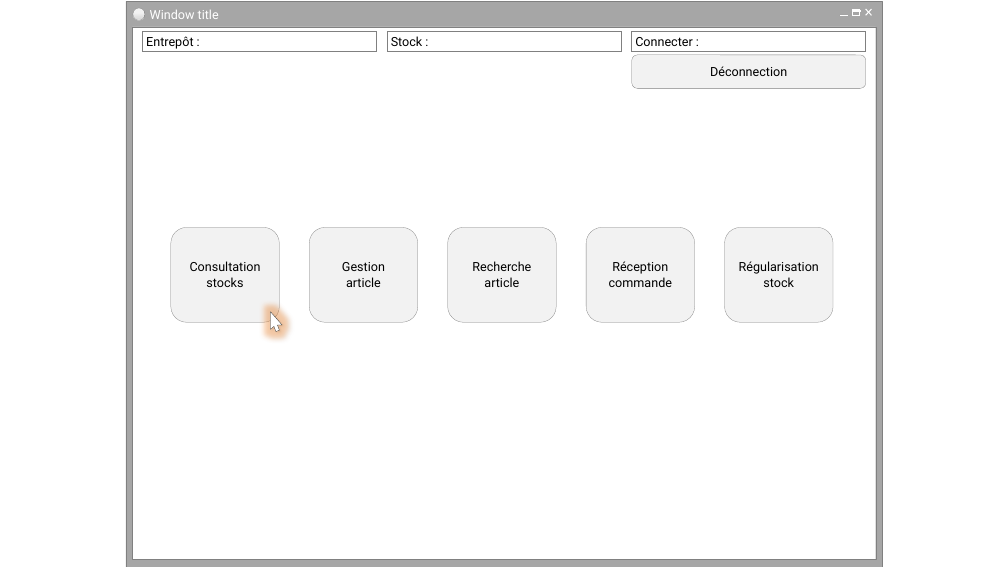
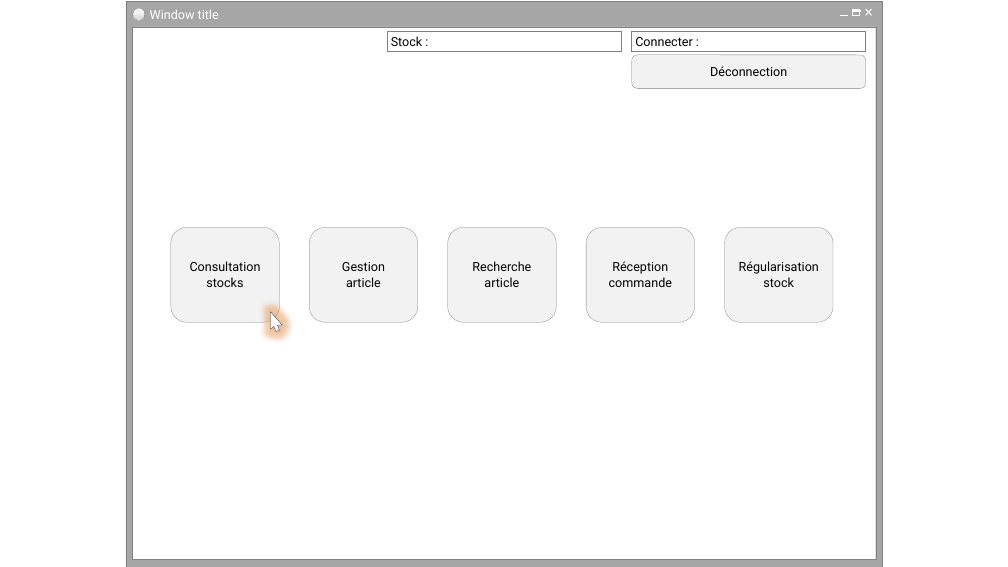
Before and after one commit to cedricbannelier/Projet2, a slide deck: slide 2 of Documents/Maquette.pptx. Drawn at 1008x567 pixels with LibreOffice and Linux fonts; fonts in the diff are those of the drawing. Boxes give left, top, right and bottom in pixels: in the first picture for what was removed or moved away, otherwise in the second. Text is boxed around its words. In the diff, an @@ line names an element or a change of style, - is before the commit and + after.

```diff
--- a/Documents/Maquette.pptx
+++ b/Documents/Maquette.pptx
@@ rectangle removed at <box>142,32,377,51</box> @@
-Entrepôt :
```
Also in this commit, not shown: 1 other slide changed, 7 other files.
